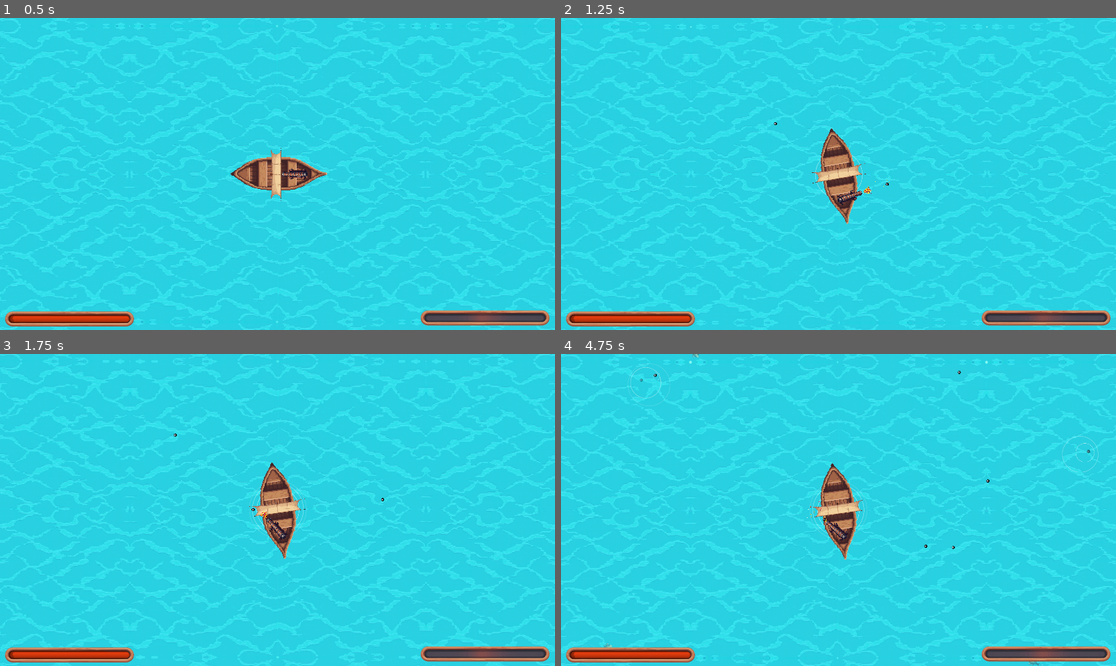
Above: before the commit, frames 1-4 (two rows, left to right).
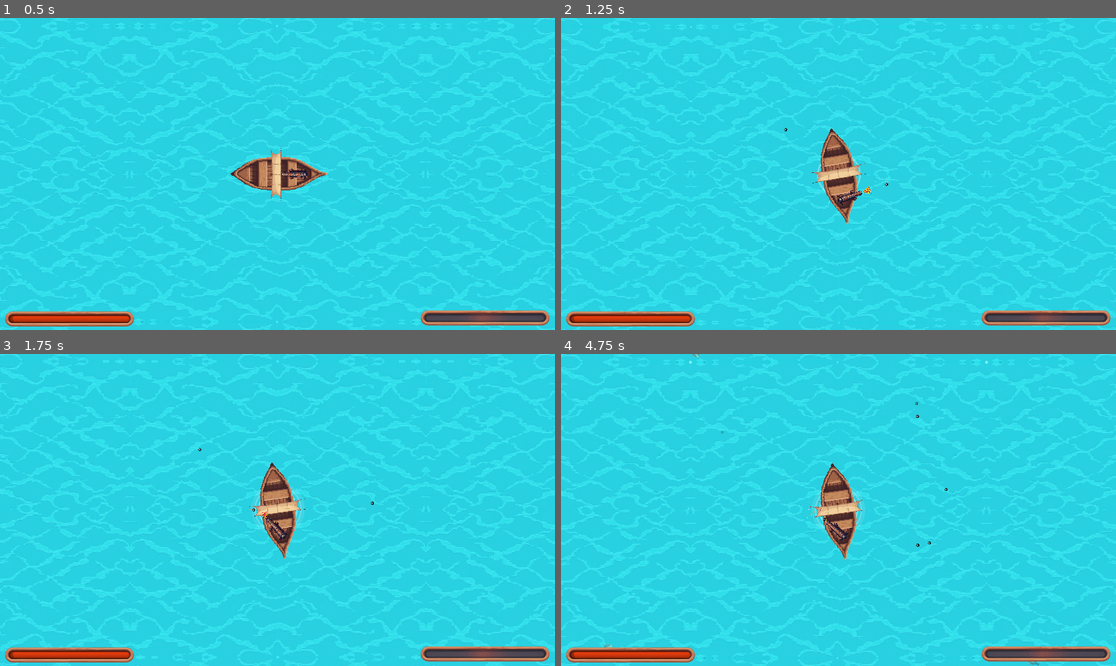
Above: after the commit, the same moments.

Repository: HephaistosForge/OceanDreamer
Game: Godot game, scene res://levels/main.tscn
Two runs of this game, one before a commit and one after it. Both use one fixed random seed, a clock stepped at 60 frames per second and the inputs below. Sound files missing from this copy of the repository are replaced by a short silence.
Inputs (mouse positions are in pixels of both pictures, inside the frame that each line leads up to):
- Up to frame 1 (0.5 s): no input
- Up to frame 2 (1.25 s): move the mouse to (960, 158) at 0.52 s; hold D (turn_right) from 0.53 s (still down); hold Space (shoot) from 0.53 s (still down); click (960, 158) at 0.67 s
- Up to frame 3 (1.75 s): release D (turn_right) at 1.25 s; release Space (shoot) at 1.25 s; drag from (166, 525) to (210, 460) at 1.27 s
- Up to frame 4 (4.75 s): move the mouse to (894, 441) at 2.02 s; hold D (turn_right) 2.03-2.75 s; hold Space (shoot) 2.03-2.75 s; click (894, 441) at 2.17 s; drag from (810, 572) to (1021, 472) at 2.77 s; move the mouse to (1005, 556) at 3.52 s; hold A (turn_left) 3.53-4.25 s; hold Space (shoot) 3.53-4.25 s; click (1005, 556) at 3.67 s; drag from (672, 463) to (666, 385) at 4.27 s

Frame 1 is identical in both runs. In frame 2, less than 0.1% of the frame differs, in the area x 38-60%, y 33-57%; in frame 3, 0.2%; in frame 4, 0.4%, in the area x 4-97%, y 3-100%.

Commit message:
improve performance, sanity checks when dead

Diff:
--- a/effects/RippleEffect.tscn
+++ b/effects/RippleEffect.tscn
@@ -1,6 +1,7 @@
-[gd_scene load_steps=4 format=3 uid="uid://dcgxol7iuc75o"]
+[gd_scene load_steps=5 format=3 uid="uid://dcgxol7iuc75o"]
 
-[ext_resource type="Texture2D" uid="uid://bptlrur4qgf8a" path="res://effects/ripple.png" id="1_rx78g"]
+[ext_resource type="Texture2D" uid="uid://dddljg8fde5c1" path="res://effects/ripple_small.png" id="1_2i1ki"]
+[ext_resource type="Script" path="res://effects/ripple_effect.gd" id="2_vavgs"]
 
 [sub_resource type="Curve" id="Curve_gum6v"]
 _data = [Vector2(0, 0), 0.0, 1.4, 0, 0, Vector2(1, 1), 0.0, 0.0, 0, 0]
@@ -13,9 +14,10 @@
 [node name="RippleEffect" type="CPUParticles2D"]
 z_index = -1
 amount = 6
-texture = ExtResource("1_rx78g")
+texture = ExtResource("1_2i1ki")
 gravity = Vector2(0, 0)
-scale_amount_min = 0.8
-scale_amount_max = 0.8
+scale_amount_min = 3.6
+scale_amount_max = 3.6
 scale_amount_curve = SubResource("Curve_gum6v")
 color_ramp = SubResource("Gradient_w2lsw")
+script = ExtResource("2_vavgs")
--- /dev/null
+++ b/effects/globals.gd
@@ -0,0 +1,11 @@
+extends Node
+
+
+# Called when the node enters the scene tree for the first time.
+func _ready() -> void:
+	pass # Replace with function body.
+
+
+# Called every frame. 'delta' is the elapsed time since the previous frame.
+func _process(delta: float) -> void:
+	pass
--- /dev/null
+++ b/effects/ripple_effect.gd
@@ -0,0 +1 @@
+extends CPUParticles2D
--- a/entities/enemies/boss/boss.tscn
+++ b/entities/enemies/boss/boss.tscn
@@ -12,7 +12,7 @@
 [node name="Monster" instance=ExtResource("1_2rhcy")]
 wiggle_factor = 0.0
 xp = 10000
-max_hp = 100
+max_hp = 10000.0
 
 [node name="Sprite2D" parent="." index="0"]
 modulate = Color(1, 1, 1, 0.478431)
--- a/entities/enemies/large/large.tscn
+++ b/entities/enemies/large/large.tscn
@@ -15,7 +15,7 @@
 melee_attack_damage = 20
 attack_delay = 3.0
 xp = 5
-max_hp = 45
+max_hp = 100.0
 ripple_scale = 0.6
 
 [node name="Sprite2D" parent="." index="0"]
--- a/entities/enemies/medium/medium.tscn
+++ b/entities/enemies/medium/medium.tscn
@@ -10,6 +10,7 @@
 [node name="Monster" instance=ExtResource("1_qtgs1")]
 turn_speed = 5.0
 xp = 2
+max_hp = 50.0
 ripple_scale = 0.4
 
 [node name="Sprite2D" parent="." index="0"]
--- a/entities/enemies/monster.tscn
+++ b/entities/enemies/monster.tscn
@@ -11,7 +11,6 @@
 collision_layer = 2
 collision_mask = 3
 script = ExtResource("1_j2033")
-max_hp = 30
 
 [node name="Sprite2D" type="Sprite2D" parent="."]
 modulate = Color(0.641361, 0.103913, 0.123813, 1)
--- a/entities/enemies/small/small.tscn
+++ b/entities/enemies/small/small.tscn
@@ -12,7 +12,7 @@
 wiggle_factor = 0.17
 melee_attack_damage = 1
 attack_delay = 0.5
-max_hp = 15
+max_hp = 20.0
 ripple_scale = 0.3
 
 [node name="Sprite2D" parent="." index="0"]
--- a/entities/enemies/waves/wave_manager.gd
+++ b/entities/enemies/waves/wave_manager.gd
@@ -14,7 +14,7 @@
 		Batch.new(small, 3, 0.5, 300),
 		Batch.new(medium, 1, 0.3, 300),
 		Batch.new(large, 1, 0.2, 100),
-	], 3, 2000, 30),
+	], 3, 2000, 20),
 	Wave.new([Batch.new(small, 1, 1, 1000)], 0.1, 3000, 50),
 	Wave.new([Batch.new(boss, 1, 1, 1), Batch.new(small, 5, 1, 1000)], 3, 3000, 10000),
 ]
@@ -31,6 +31,9 @@
 	if ship:
 		var spawner = WAVE_SPAWNER.instantiate()
 		spawner.wave = waves[min(level-1, len(waves)-1)]
-		level_manager.total_monsters = spawner.wave.xp_required
-		level_manager.update_remaining_monsters(spawner.wave.xp_required)
+		var xp = spawner.wave.xp_required
+		# DEBUG OVERRIDE
+		# xp = 2
+		level_manager.total_monsters = xp
+		level_manager.update_remaining_monsters(xp)
 		ship.add_child(spawner)
--- a/entities/entity.gd
+++ b/entities/entity.gd
@@ -5,11 +5,11 @@
 const RIPPLE_SCENE = preload("res://effects/RippleEffect.tscn")
 
 signal death
-signal hp_changed(new_value: int, old_value: int, max_hp: int)
+signal hp_changed(new_value: float, old_value: float, max_hp: float)
 
-@export var max_hp: int = 100
+@export var max_hp: float = 100
 @export var is_enemy: bool = true
-@export var ripple_scale: float = 0.8
+@export var ripple_scale: float = 0.8 * 4
 @onready var hp = max_hp : set = set_hp
 
 var ripple_effect: CPUParticles2D = null
@@ -30,14 +30,14 @@
 
 
 func set_hp(new_hp):
-	var delta = int(clamp(new_hp, 0, max_hp) - hp)
+	var delta = clamp(new_hp, 0, max_hp) - hp
 	hp += delta
 
-	if delta != 0:
+	if not is_zero_approx(delta):
 		hp_changed.emit(new_hp, hp-delta, max_hp)
 
 		#var target_color = Color.RED if delta < 0 else Color.GREEN
-		var ratio = delta / float(max_hp)
+		var ratio = delta / max_hp
 		var target_color = Color(0.6 - min(0, ratio), 0.6 + max(0, ratio), 0.6)
 		if modulate_tween != null: modulate_tween.kill()
 		modulate_tween = create_tween()
@@ -51,7 +51,7 @@
 		modulate_tween.parallel().tween_property(self, "modulate", Color.WHITE, 0.3) \
 			.set_ease(Tween.EASE_IN).set_trans(Tween.TRANS_QUART)
 
-	if hp == 0:
+	if hp <= 0 or is_zero_approx(hp):
 		death.emit()
 
 func take_damage(damage):
--- a/entities/ship/ship.gd
+++ b/entities/ship/ship.gd
@@ -6,18 +6,21 @@
 
 @onready var cannon = $Cannon
 
+var dead = false
 
 func _ready():
-	get_tree().get_first_node_in_group("level_manager").to_next_level.connect(_on_next_level)
+	var level_manager = get_tree().get_first_node_in_group("level_manager")
+	level_manager.to_next_level.connect(_on_next_level)
 	super()
 
 	death.connect(game_over)
+	death.connect(level_manager.on_player_death)
 
 
 func _physics_process(delta: float) -> void:
-	var speed = Input.get_action_strength("forward") \
-		- Input.get_action_strength("backward") * 0.2
-	var turn = Input.get_axis("turn_left", "turn_right")
+	var speed = (Input.get_action_strength("forward") \
+		- Input.get_action_strength("backward")) * 0.2 * int(not dead)
+	var turn = Input.get_axis("turn_left", "turn_right") * int(not dead)
 
 	var rot_vec = Vector2(cos(rotation), sin(rotation))
 
@@ -54,4 +57,16 @@
 
 
 func game_over() -> void:
+	if dead: return
+
 	Audio.play("game_over")
+	var tween = create_tween()
+	tween.tween_property(self, "scale", scale * 0.7, 3) \
+		.set_ease(Tween.EASE_OUT).set_trans(Tween.TRANS_SINE)
+	tween.parallel().tween_property(self, "modulate", Color(0.3, 0.3, 0.6, 0.3), 3) \
+		.set_ease(Tween.EASE_OUT).set_trans(Tween.TRANS_SINE)
+
+	dead = true
+	for child in get_children():
+		if child.is_in_group("cannon"):
+			child.dead = true
--- a/entities/weapons/cannon.gd
+++ b/entities/weapons/cannon.gd
@@ -23,7 +23,7 @@
 var reload_timer: Timer = Timer.new()
 var can_shoot = true
 var reloaded = true
-var explosion_effect: CPUParticles2D = null
+var dead = false
 
 
 func _ready():
@@ -47,14 +47,14 @@
 	bounce_count = upgrade.fma("cannon_ball_bounce_count", bounce_count)
 	pierce_count = upgrade.fma("cannon_ball_pierce_count", pierce_count)
 	fragmentate_count = upgrade.fma("cannon_ball_fragmentate_count", fragmentate_count)
-	ball_modulate.blend(upgrade.get_color())
+	ball_modulate = ball_modulate.blend(upgrade.get_color())
 
 
 func _process(delta: float) -> void:
 	var target = global_position.angle_to_point(get_global_mouse_position())
 	global_rotation = rotate_toward(global_rotation, target, delta * rotation_speed)
 
-	if Input.is_action_pressed("shoot") and reloaded and can_shoot:
+	if Input.is_action_pressed("shoot") and reloaded and can_shoot and not dead:
 		reload_timer.stop()
 		reloaded = false
 		shoot()
@@ -62,12 +62,8 @@
 
 func shoot():
 	for burst in burst_count:
+		add_explosion()
 		for spray in spray_count:
-			explosion_effect = EXPLOSION_SCENE.instantiate()
-			add_child(explosion_effect)
-			explosion_effect.translate(Vector2(150, 0))
-			explosion_effect.global_rotation = global_rotation + PI / 2
-			explosion_effect.emitting = true
 
 			var shot_angle = get_spray_angle(spray)
 
@@ -89,6 +85,13 @@
 	var ratio = spray / float(spray_count-1)
 	return global_rotation - range + range * 2 * ratio
 
+func add_explosion():
+	var explosion_effect = EXPLOSION_SCENE.instantiate()
+	add_child(explosion_effect)
+	explosion_effect.translate(Vector2(150, 0))
+	explosion_effect.global_rotation = global_rotation + PI / 2
+	explosion_effect.emitting = true
+	explosion_effect.finished.connect(func(): explosion_effect.queue_free())
 
 func create_cannonball(_global_position, _velocity, _is_enemy, _scale, _damage, _seconds_flight_time, _fragmentate_count, _bounce_count, _pierce_count, _color, _grace_period_active) -> void:
 	var cannonball = CANNONBALL_SCENE.instantiate()
--- a/entities/weapons/cannonball.gd
+++ b/entities/weapons/cannonball.gd
@@ -5,8 +5,8 @@
 const GRACE_PERIOD_DURATION = .1
 const SPRAY_FACTOR_ARRAY = [.5, 1, -.5, -1]
 
-var ripple_effect: CPUParticles2D = null
-var ripple_scale: float = 0.6
+@onready var ripple_effect: CPUParticles2D = $RippleEffect
+var ripple_scale: float = 0.2 * 4
 
 var velocity = Vector2.ZERO
 var acceleration = Vector2.ZERO
@@ -24,31 +24,28 @@
 var init_velocity = Vector2.ZERO
 var init_seconds_flight_time = 0
 
+var curr_flight_time = 0
+
 
 func _ready() -> void:
-	get_tree().create_timer(seconds_flight_time * 1.5).timeout.connect(despawn)
+	get_tree().create_timer(seconds_flight_time).timeout.connect(despawn)
 
 	if grace_period_active: _activate_grace_period()
 
-	ripple_effect = RIPPLE_SCENE.instantiate()
-	self.add_child(ripple_effect)
-	ripple_effect.scale_amount_max = ripple_scale
-	ripple_effect.scale_amount_min = ripple_effect.scale_amount_max
-	ripple_effect.amount = 3
-	ripple_effect.one_shot = true
-	ripple_effect.emitting = false
+	ripple_effect.scale_amount_max = ripple_scale * scale.length()
+	ripple_effect.scale_amount_min = ripple_scale * scale.length()
 
 
 func despawn():
 	var tween = create_tween()
-	tween.tween_property($Sprite2D, "self_modulate", Color(0.3, 0.3, 0.6, 0), 3) \
+	tween.tween_property($Sprite2D, "self_modulate", Color(0.3, 0.3, 0.6, 0), 2) \
 		.set_ease(Tween.EASE_OUT).set_trans(Tween.TRANS_SINE)
-	tween.parallel().tween_property(self, "scale", Vector2.ZERO, 6) \
+	tween.parallel().tween_property(self, "scale", Vector2.ZERO, 4) \
 		.set_ease(Tween.EASE_IN).set_trans(Tween.TRANS_SINE)
 	tween.tween_callback(queue_free)
 
-	ripple_effect.emitting = true
-	velocity *= 0.5
+	# tmuripple_effect.emitting = true
+	velocity *= 0.3
 
 
 func _activate_grace_period() -> void:
@@ -56,9 +53,10 @@
 	get_tree().create_timer(GRACE_PERIOD_DURATION).timeout.connect(func(): grace_period_active = false)
 
 
-func _physics_process(delta: float) -> void:
+func _process(delta: float) -> void:
+	curr_flight_time += delta
 	position += velocity * delta
-	velocity -= velocity * delta / seconds_flight_time
+	velocity = init_velocity * exp(-curr_flight_time)
 
 
 func _on_entity_entered(body: Node2D) -> void:
@@ -72,14 +70,14 @@
 			var _cannonball_velocity = velocity * randomizer_vec
 			cannon.create_cannonball(position, _cannonball_velocity, false, \
 				scale * 0.5, damage * 0.25, init_seconds_flight_time, 0, 0,
-				bounce_count - 1, $Sprite.self_modulate, true)
+				bounce_count - 1, $Sprite2D.self_modulate, true)
 
 		if bounce_count > 0:
 			var randomizer_vec = Vector2(SPRAY_FACTOR_ARRAY[randi() % SPRAY_FACTOR_ARRAY.size()], SPRAY_FACTOR_ARRAY[randi() % SPRAY_FACTOR_ARRAY.size()])
 			var _cannonball_velocity = init_velocity * randomizer_vec
 			cannon.create_cannonball(position, _cannonball_velocity, false, \
-				scale, damage, init_seconds_flight_time, fragmentate_count, 0, \
-				bounce_count - 1, $Sprite.self_modulate, true)
+				scale, damage, init_seconds_flight_time, 0, 0, \
+				bounce_count - 1, $Sprite2D.self_modulate, true)
 
 		if pierce_count > 0:
 			pierce_count -= 1
--- a/entities/weapons/cannonball.tscn
+++ b/entities/weapons/cannonball.tscn
@@ -1,7 +1,8 @@
-[gd_scene load_steps=4 format=3 uid="uid://hnwpogbt087y"]
+[gd_scene load_steps=5 format=3 uid="uid://hnwpogbt087y"]
 
 [ext_resource type="Script" path="res://entities/weapons/cannonball.gd" id="1_8dncf"]
 [ext_resource type="Texture2D" uid="uid://cxdx6wgybx3dd" path="res://entities/weapons/cannonball.png" id="1_qspim"]
+[ext_resource type="PackedScene" uid="uid://dcgxol7iuc75o" path="res://effects/RippleEffect.tscn" id="3_v53it"]
 
 [sub_resource type="CircleShape2D" id="CircleShape2D_qiv36"]
 
@@ -17,4 +18,10 @@
 [node name="CollisionShape2D" type="CollisionShape2D" parent="."]
 shape = SubResource("CircleShape2D_qiv36")
 
+[node name="RippleEffect" parent="." instance=ExtResource("3_v53it")]
+emitting = false
+amount = 1
+one_shot = true
+explosiveness = 0.6
+
 [connection signal="body_entered" from="." to="." method="_on_entity_entered"]
--- a/project.godot
+++ b/project.godot
@@ -18,6 +18,7 @@
 [autoload]
 
 Audio="*res://audio/audio_manager/AudioManager.tscn"
+Globals="*res://effects/globals.gd"
 
 [display]
 
--- a/ui_scenes/ingame_ui/upgrade_dialog.tscn
+++ b/ui_scenes/ingame_ui/upgrade_dialog.tscn
@@ -27,5 +27,5 @@
 
 [node name="Label" type="Label" parent="Panel/MarginContainer/UpgradesList"]
 layout_mode = 2
-text = "Upgrade available!"
+text = "My little ship should get"
 label_settings = SubResource("LabelSettings_d8ffo")
--- a/upgrades/level_manager.gd
+++ b/upgrades/level_manager.gd
@@ -1,5 +1,6 @@
 extends Node
 
+enum GameState { PLAYING, UPGRADING, DEAD }
 
 signal to_next_level(level: int, upgrade: Upgrade)
 signal to_upgrade_screen(upgrades: Array[Upgrade])
@@ -12,7 +13,8 @@
 var level = 1
 var total_monsters = 1
 var remaining_monsters = total_monsters
-var is_in_upgrade_state = false
+var game_state = GameState.PLAYING
+
 
 func _ready():
 	remaining_progress.emit(remaining_monsters, total_monsters)
@@ -32,6 +34,10 @@
 func _on_monster_death():
 	update_remaining_monsters(remaining_monsters - 1)
 
+func on_player_death():
+	game_state = GameState.DEAD
+
+
 func update_remaining_monsters(new_value):
 	remaining_monsters = clamp(new_value, 0, total_monsters)
 	remaining_progress.emit(remaining_monsters, total_monsters)
@@ -39,13 +45,13 @@
 		transition_to_upgrade_screen()
 
 func transition_to_upgrade_screen():
-	if not is_in_upgrade_state:
-		is_in_upgrade_state = true
+	if game_state == GameState.PLAYING:
+		game_state = GameState.UPGRADING
 		to_upgrade_screen.emit(get_random_upgrades())
 
 func transition_to_next_level(upgrade: Upgrade):
-	if is_in_upgrade_state:
-		is_in_upgrade_state = false
+	if game_state == GameState.UPGRADING:
+		game_state = GameState.PLAYING
 		level += 1
 		update_remaining_monsters(total_monsters)
 		to_next_level.emit(level, upgrade)
Not shown: 1 places in effects/explosion.tscn that only renumber resources
Binary file added: effects/ripple_small.png
Not shown, added: effects/ripple_small.png.import
